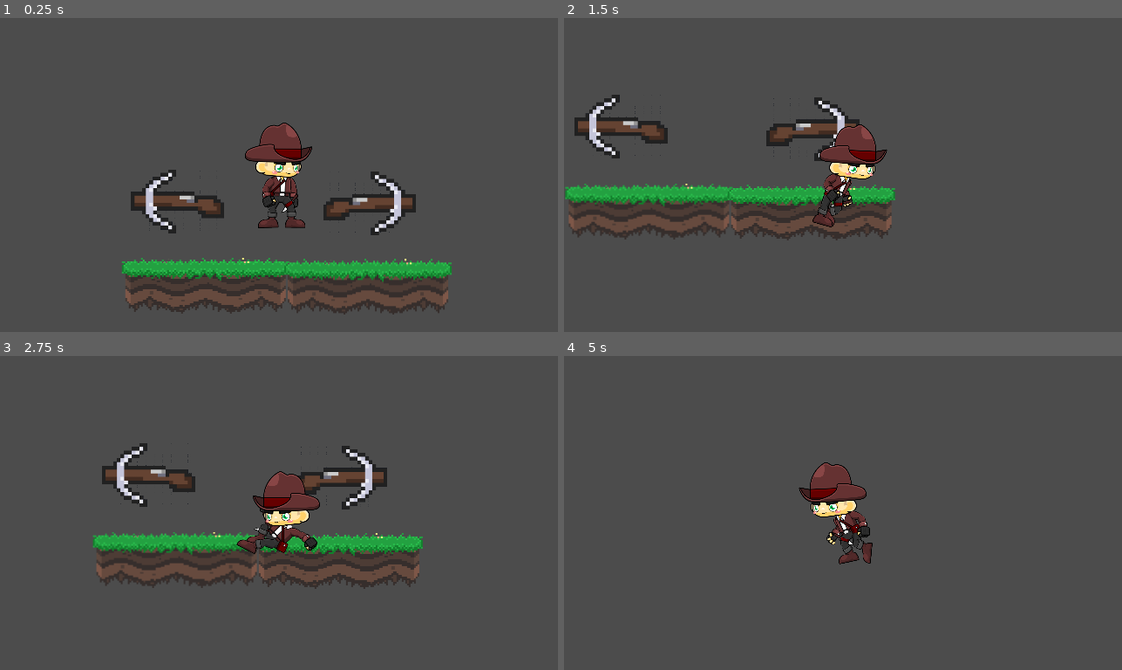
Above: before the commit, frames 1-4 (two rows, left to right).
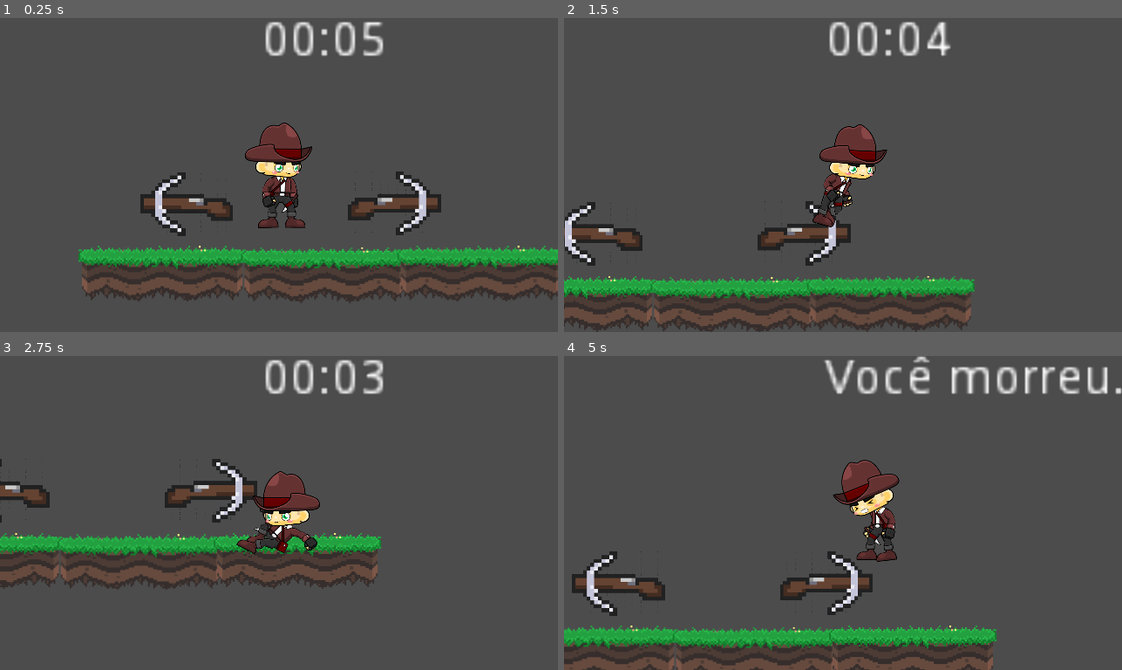
Above: after the commit, the same moments.

Repository: guilherme-nsr/ruins-the-lunar-temple
Game: Godot game, scene res://src/Actors/Mapas/MundoTeste.tscn
Two runs of this game, one before a commit and one after it. Both use one fixed random seed, a clock stepped at 60 frames per second and the inputs below.
Inputs:
- Up to frame 1 (0.25 s): no input
- Up to frame 2 (1.5 s): hold S (agachar) 0.53-1.28 s; hold D (mover_direita) from 0.53 s (still down); tap W (pular) at 0.77 s; tap S (agachar) at 1.35 s
- Up to frame 3 (2.75 s): tap W (pular) at 1.52 s; release D (mover_direita) at 2.03 s; hold Left (mover_esquerda) from 2.03 s (still down); hold S (agachar) from 2.03 s (still down)
- Up to frame 4 (5 s): tap Enter at 2.75 s; release Left (mover_esquerda) at 2.78 s; release S (agachar) at 2.78 s; hold D (mover_direita) 2.78-4.28 s; tap S (agachar) at 2.85, 4.35 s; tap W (pular) at 3.02, 3.77, 4.52 s; hold S (agachar) 3.53-4.28 s; hold Left (mover_esquerda) from 4.28 s (still down)

The runs differ from the first frame. In frame 1, 17% of the frame differs, in the area x 14-100%, y 1-95%; in frame 2, 21%, in the area x 0-74%, y 1-100%; in frame 3, 12%; in frame 4, 17%.

Commit message:
Prototipo de timer com morte

Diff:
--- a/src/Actors/Besta/Scripts/Flecha.gd
+++ b/src/Actors/Besta/Scripts/Flecha.gd
@@ -9,7 +9,7 @@
 
 func _on_HitDetector_body_entered(body):
 	if body.get_filename().get_file() == "Player.tscn":
-		body.queue_free()
+		body.position = Vector2(480.261, 276.365)
 
 func mudar_direcao_flecha(dir):
 	direcao = dir
--- a/src/Actors/Mapas/MundoTeste.tscn
+++ b/src/Actors/Mapas/MundoTeste.tscn
@@ -1,14 +1,16 @@
-[gd_scene load_steps=5 format=2]
+[gd_scene load_steps=6 format=2]
 
 [ext_resource path="res://assets/mundo/moving_platform.png" type="Texture" id=1]
 [ext_resource path="res://src/Actors/Player/Player.tscn" type="PackedScene" id=2]
 [ext_resource path="res://src/Actors/Besta/Besta.tscn" type="PackedScene" id=3]
+[ext_resource path="res://src/Actors/Mapas/Scripts/MundoTeste.gd" type="Script" id=4]
 
 [sub_resource type="RectangleShape2D" id=1]
 extents = Vector2( 92.36, 27 )
 
 [node name="MundoTeste" type="Node2D"]
 position = Vector2( -122.842, -174.536 )
+script = ExtResource( 4 )
 
 [node name="StaticBody2D" type="StaticBody2D" parent="."]
 position = Vector2( 346.31, 446.464 )
@@ -32,17 +34,57 @@
 [node name="CollisionShape2D" type="CollisionShape2D" parent="StaticBody2D2"]
 shape = SubResource( 1 )
 
+[node name="StaticBody2D3" type="StaticBody2D" parent="."]
+position = Vector2( 711.966, 446.317 )
+collision_layer = 4
+collision_mask = 0
+
+[node name="Sprite" type="Sprite" parent="StaticBody2D3"]
+texture = ExtResource( 1 )
+
+[node name="CollisionShape2D" type="CollisionShape2D" parent="StaticBody2D3"]
+shape = SubResource( 1 )
+
 [node name="Node2D" parent="." instance=ExtResource( 3 )]
-position = Vector2( 314.052, 349.573 )
+position = Vector2( 374.345, 366.153 )
 
 [node name="Sprite" parent="Node2D" index="0"]
 flip_h = true
 
 [node name="Node2D2" parent="." instance=ExtResource( 3 )]
-position = Vector2( 534.5, 352.157 )
+position = Vector2( 612.882, 365.723 )
 
 [node name="Player" parent="." instance=ExtResource( 2 )]
-position = Vector2( 430.519, 262.799 )
+position = Vector2( 480.261, 276.365 )
+
+[node name="Tempo morte" type="Timer" parent="."]
+wait_time = 5.0
+one_shot = true
+autostart = true
+
+[node name="Temporizador" type="CanvasLayer" parent="."]
+
+[node name="tempo" type="Label" parent="Temporizador" groups=[
+"tempo",
+]]
+anchor_left = 0.5
+anchor_right = 0.5
+margin_left = -20.0
+margin_right = 20.0
+margin_bottom = 14.0
+rect_scale = Vector2( 4, 4 )
+text = "00:05"
+__meta__ = {
+"_edit_use_anchors_": false
+}
+
+[node name="cronometro" type="Timer" parent="." groups=[
+"cronometro",
+]]
+autostart = true
+[connection signal="script_changed" from="Tempo morte" to="." method="_on_Tempo_morte_script_changed"]
+[connection signal="timeout" from="Tempo morte" to="Player" method="_on_Timer_timeout"]
+[connection signal="timeout" from="cronometro" to="." method="_on_cronometro_timeout"]
 
 [editable path="Node2D"]
 
--- /dev/null
+++ b/src/Actors/Mapas/Scripts/MundoTeste.gd
@@ -0,0 +1,23 @@
+extends Node2D
+
+var temporizador = 5
+
+
+# Called when the node enters the scene tree for the first time.
+func _ready():
+	pass # Replace with function body.
+
+
+# Called every frame. 'delta' is the elapsed time since the previous frame.
+#func _process(delta):
+#	pass
+
+func reduzir_um_seg_cronometro():
+	temporizador -= 1
+	mudar_texto("00:0" + String(temporizador))
+
+func mudar_texto(texto):
+	get_tree().get_nodes_in_group("tempo")[0].text = texto
+
+func _on_cronometro_timeout():
+	reduzir_um_seg_cronometro()
--- a/src/Actors/Player/Player.tscn
+++ b/src/Actors/Player/Player.tscn
@@ -11,6 +11,7 @@
 [ext_resource path="res://assets/player/movimentação/parado/Idle__005.png" type="Texture" id=9]
 [ext_resource path="res://assets/player/movimentação/parado/Idle__001.png" type="Texture" id=10]
 [ext_resource path="res://src/Actors/Player/Scripts/PlayerBody.gd" type="Script" id=11]
+[ext_resource path="res://assets/player/movimentação/morrendo/Dead__003.png" type="Texture" id=12]
 [ext_resource path="res://assets/player/movimentação/pulando/Jump__001.png" type="Texture" id=13]
 [ext_resource path="res://assets/player/movimentação/pulando/Jump__000.png" type="Texture" id=14]
 [ext_resource path="res://assets/player/movimentação/pulando/Jump__002.png" type="Texture" id=15]
@@ -32,17 +33,21 @@
 [ext_resource path="res://assets/player/movimentação/correndo/Run__006.png" type="Texture" id=31]
 [ext_resource path="res://assets/player/movimentação/correndo/Run__008.png" type="Texture" id=32]
 [ext_resource path="res://assets/player/movimentação/agachando/Slide__006.png" type="Texture" id=33]
+[ext_resource path="res://assets/player/movimentação/morrendo/Dead__005.png" type="Texture" id=34]
+[ext_resource path="res://assets/player/movimentação/morrendo/Dead__007.png" type="Texture" id=35]
+[ext_resource path="res://assets/player/movimentação/morrendo/Dead__009.png" type="Texture" id=36]
+[ext_resource path="res://assets/player/movimentação/morrendo/Dead__002.png" type="Texture" id=37]
+[ext_resource path="res://assets/player/movimentação/morrendo/Dead__004.png" type="Texture" id=38]
+[ext_resource path="res://assets/player/movimentação/morrendo/Dead__006.png" type="Texture" id=39]
+[ext_resource path="res://assets/player/movimentação/morrendo/Dead__008.png" type="Texture" id=40]
+[ext_resource path="res://assets/player/movimentação/morrendo/Dead__001.png" type="Texture" id=41]
+[ext_resource path="res://assets/player/movimentação/morrendo/Dead__000.png" type="Texture" id=42]
 
-[sub_resource type="SpriteFrames" id=3]
+[sub_resource type="SpriteFrames" id=1]
 animations = [ {
-"frames": [ ExtResource( 23 ), ExtResource( 24 ), ExtResource( 25 ), ExtResource( 27 ), ExtResource( 30 ), ExtResource( 28 ), ExtResource( 31 ), ExtResource( 26 ), ExtResource( 32 ), ExtResource( 29 ) ],
+"frames": [ ExtResource( 14 ), ExtResource( 13 ), ExtResource( 15 ), ExtResource( 16 ), ExtResource( 18 ), ExtResource( 17 ), ExtResource( 20 ), ExtResource( 22 ), ExtResource( 19 ), ExtResource( 21 ) ],
 "loop": true,
-"name": "Correndo",
-"speed": 10.0
-}, {
-"frames": [ ExtResource( 1 ), ExtResource( 10 ), ExtResource( 5 ), ExtResource( 7 ), ExtResource( 8 ), ExtResource( 9 ), ExtResource( 3 ), ExtResource( 2 ), ExtResource( 4 ), ExtResource( 6 ) ],
-"loop": true,
-"name": "Parado",
+"name": "Pulando",
 "speed": 10.0
 }, {
 "frames": [ ExtResource( 33 ) ],
@@ -50,9 +55,19 @@
 "name": "Agachando",
 "speed": 5.0
 }, {
-"frames": [ ExtResource( 14 ), ExtResource( 13 ), ExtResource( 15 ), ExtResource( 16 ), ExtResource( 18 ), ExtResource( 17 ), ExtResource( 20 ), ExtResource( 22 ), ExtResource( 19 ), ExtResource( 21 ) ],
+"frames": [ ExtResource( 1 ), ExtResource( 10 ), ExtResource( 5 ), ExtResource( 7 ), ExtResource( 8 ), ExtResource( 9 ), ExtResource( 3 ), ExtResource( 2 ), ExtResource( 4 ), ExtResource( 6 ) ],
 "loop": true,
-"name": "Pulando",
+"name": "Parado",
+"speed": 10.0
+}, {
+"frames": [ ExtResource( 23 ), ExtResource( 24 ), ExtResource( 25 ), ExtResource( 27 ), ExtResource( 30 ), ExtResource( 28 ), ExtResource( 31 ), ExtResource( 26 ), ExtResource( 32 ), ExtResource( 29 ) ],
+"loop": true,
+"name": "Correndo",
+"speed": 10.0
+}, {
+"frames": [ ExtResource( 42 ), ExtResource( 41 ), ExtResource( 37 ), ExtResource( 12 ), ExtResource( 38 ), ExtResource( 34 ), ExtResource( 39 ), ExtResource( 35 ), ExtResource( 40 ), ExtResource( 36 ) ],
+"loop": false,
+"name": "Morrendo",
 "speed": 10.0
 } ]
 
@@ -66,8 +81,8 @@
 
 [node name="PlayerSprite" type="AnimatedSprite" parent="."]
 scale = Vector2( 0.5, 0.5 )
-frames = SubResource( 3 )
-animation = "Agachando"
+frames = SubResource( 1 )
+animation = "Morrendo"
 
 [node name="PlayerShape" type="CollisionShape2D" parent="."]
 shape = SubResource( 2 )
--- a/src/Actors/Player/Scripts/PlayerBody.gd
+++ b/src/Actors/Player/Scripts/PlayerBody.gd
@@ -71,3 +71,12 @@
 
 
 	movimento = move_and_slide(movimento, CIMA)
+
+
+
+func _on_Timer_timeout():
+	$PlayerSprite.play("Morrendo")
+	set_physics_process(false)
+	get_tree().get_nodes_in_group("cronometro")[0].stop()
+	get_parent().reduzir_um_seg_cronometro()
+	get_parent().mudar_texto("Você morreu.")
Not shown: 1 places in src/Actors/Player/Player.tscn that only renumber resources
